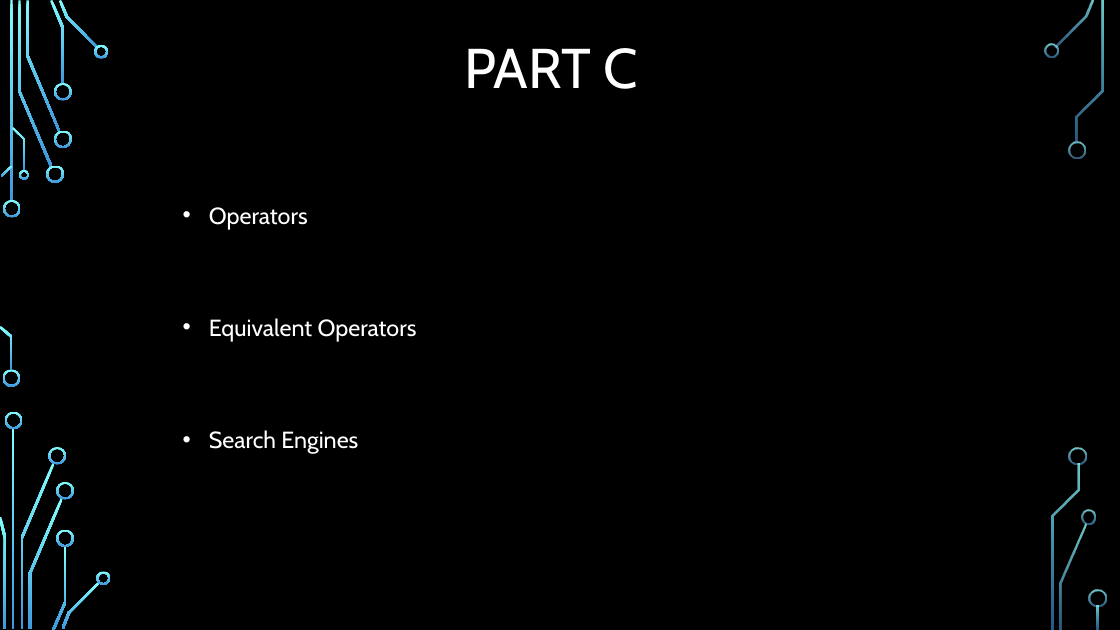
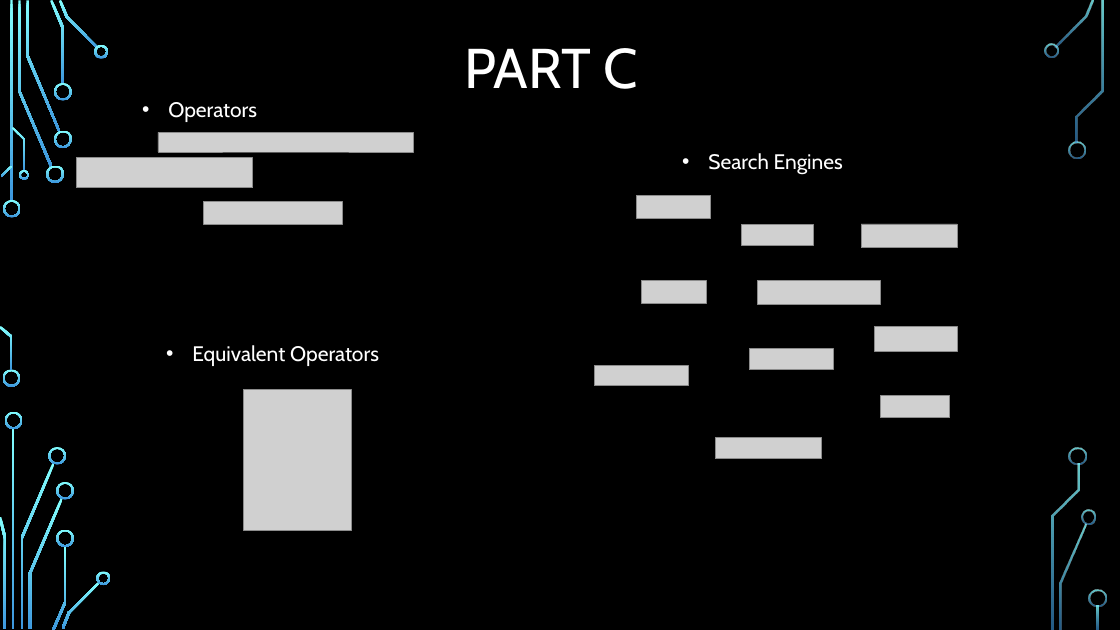
Before and after one commit to jakebolger/AS2repo, a slide deck: slide 6 of Presentation1.pptx (slide 4 before the commit). Drawn at 1120x630 pixels with LibreOffice and Linux fonts; fonts in the diff are those of the drawing; grey boxes stand for pictures; background and template pictures are left out. Boxes give left, top, right and bottom in pixels: in the first picture for what was removed or moved away, otherwise in the second. Text is boxed around its words. In the diff, an @@ line names an element or a change of style, - is before the commit and + after.

```diff
--- a/Presentation1.pptx
+++ b/Presentation1.pptx
@@ text added at box(168, 102, 257, 122), 18 pt, text #FFFFFF @@
+• Operators
@@ picture added at box(158, 133, 413, 152) @@
@@ picture added at box(76, 158, 253, 188) @@
@@ text added at box(708, 153, 843, 175), 18 pt, text #FFFFFF @@
+• Search Engines
@@ picture added at box(203, 202, 343, 224) @@
@@ text at box(209, 207, 308, 230): paragraph removed @@
-• Operators
@@ picture added at box(637, 196, 711, 219) @@
@@ picture added at box(741, 224, 813, 245) @@
@@ picture added at box(861, 224, 957, 248) @@
@@ picture added at box(641, 281, 707, 303) @@
@@ picture added at box(758, 281, 881, 304) @@
@@ picture added at box(875, 327, 957, 351) @@
@@ text "Equivalent Operators": place and size @@
-text "Equivalent Operators" at box(209, 207, 417, 454)
+text "Equivalent Operators" at box(192, 345, 379, 366)
@@ text "Equivalent Operators" at box(192, 345, 379, 366): size 20 to 18 pt @@
@@ picture added at box(749, 349, 833, 371) @@
@@ picture added at box(594, 366, 689, 386) @@
@@ picture added at box(243, 390, 351, 531) @@
@@ picture added at box(881, 396, 950, 418) @@
@@ text at box(209, 430, 358, 454): paragraph removed @@
-• Search Engines
@@ picture added at box(716, 438, 823, 459) @@
```
Also in this commit, not shown: 4 other slides changed, 2 slides added, 5 other files.
